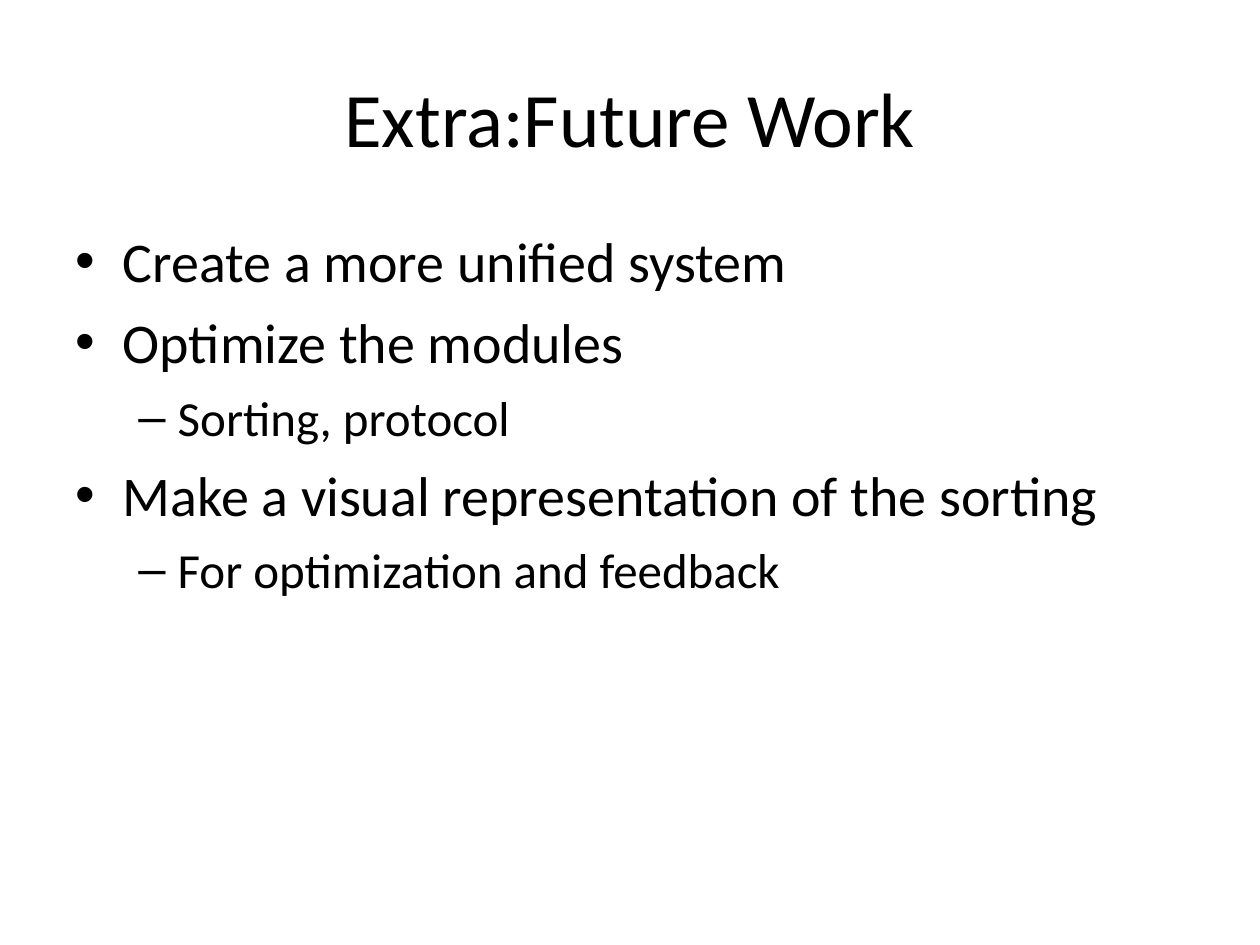
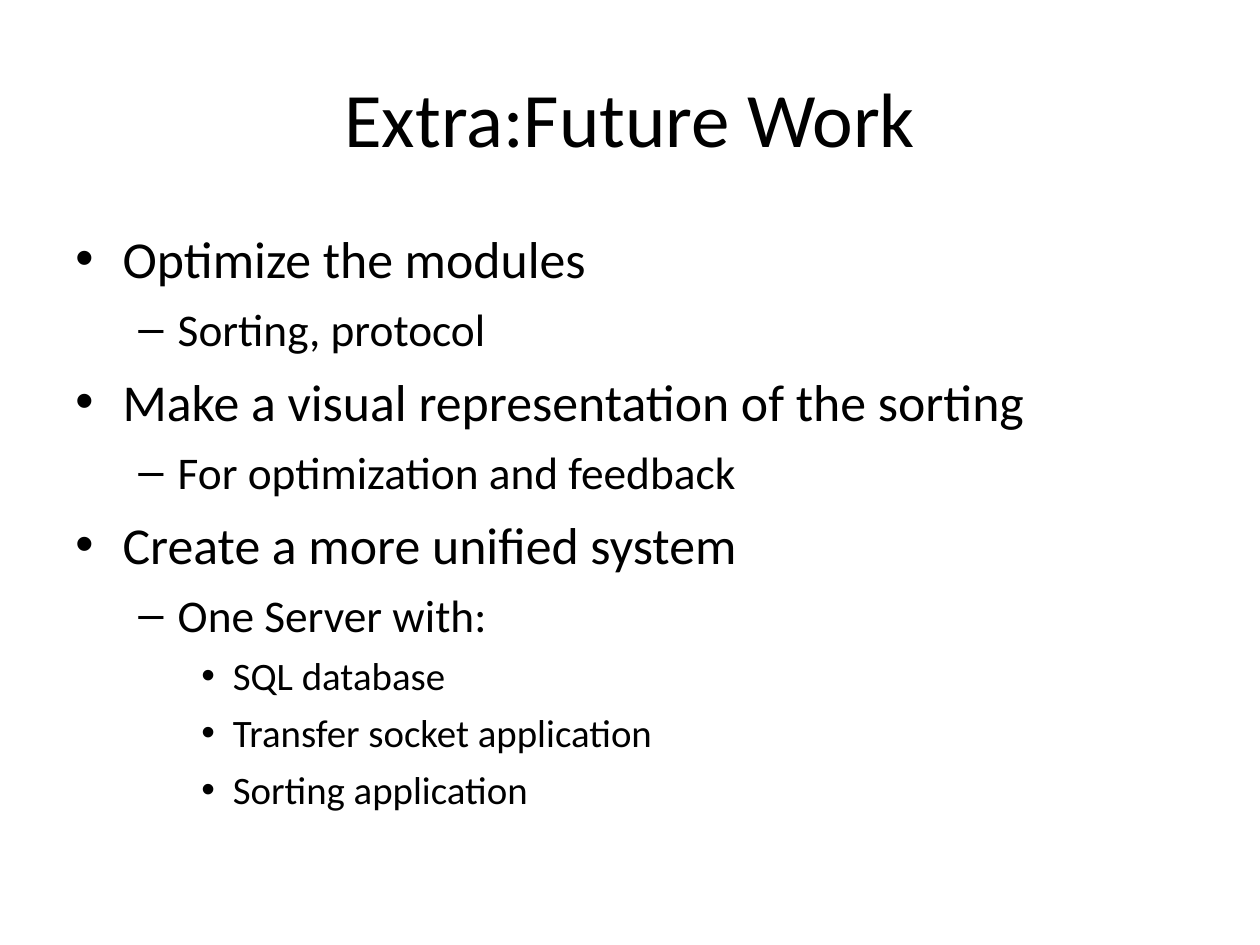
Before and after one commit to isurup/kalle-martin-group, a slide deck: slide 10 of RSD1/presentation/ExamMartin.ppt. Drawn at 1260x945 pixels with LibreOffice and Linux fonts; fonts in the diff are those of the drawing. Boxes give left, top, right and bottom in pixels: in the first picture for what was removed or moved away, otherwise in the second. Text is boxed around its words. In the diff, an @@ line names an element or a change of style, - is before the commit and + after.

```diff
--- a/RSD1/presentation/ExamMartin.ppt
+++ b/RSD1/presentation/ExamMartin.ppt
@@ text at (123, 243, 787, 291): paragraph removed @@
-• Create a more unified system
@@ text at (123, 242, 1024, 497): size 32 to 29.6 pt in "Optimize the modules", "Make a visual representation of the sorting"; size 28 to 25.9 pt in "Sorting, protocol", "For optimization and feedback" @@
@@ text at (123, 528, 736, 811): paragraphs added @@
+• Create a more unified system
+  – One Server with:
+    • SQL database
+    • Transfer socket application
+    • Sorting application
```
